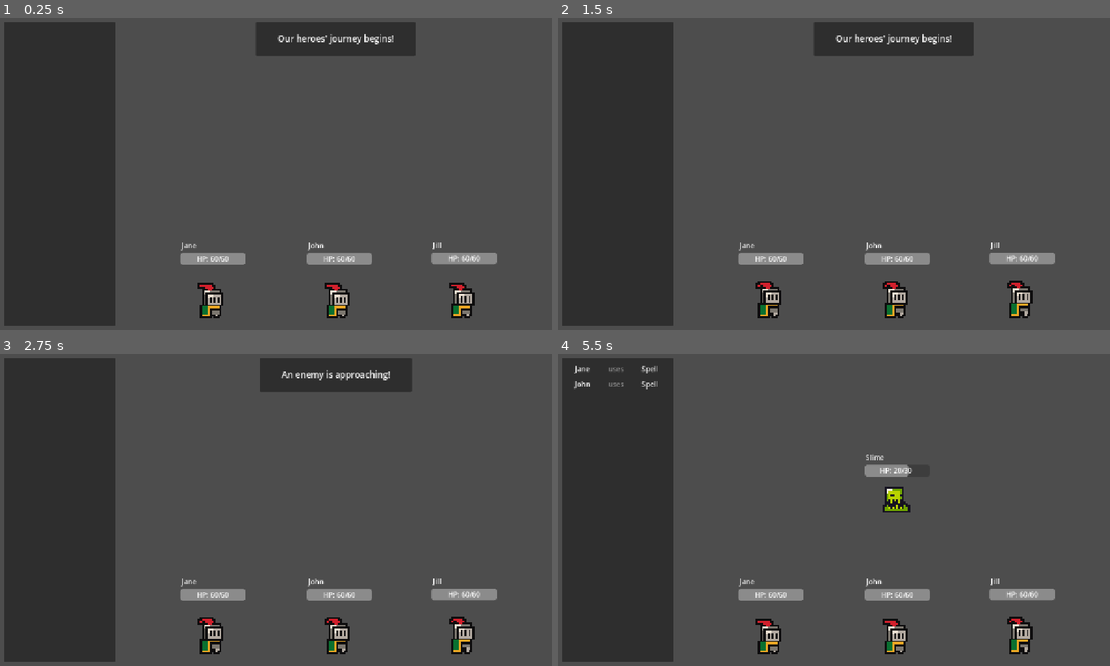
Above: before the commit, frames 1-4 (two rows, left to right).
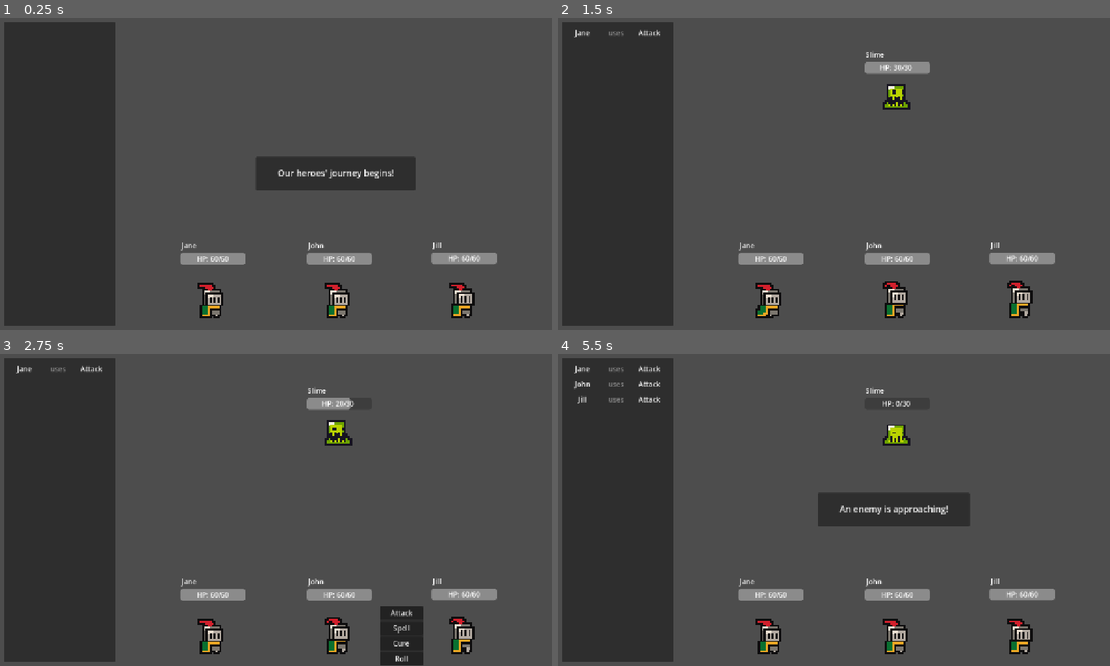
Above: after the commit, the same moments.

Repository: jhobz/rpg-prototype
Game: Godot game, scene res://scenes/game.tscn
The game is run twice, just before and just after one commit, with the same random seed, the same clock (stepped at 60 frames per second) and the same inputs.
Inputs (mouse positions are in pixels of both pictures, inside the frame that each line leads up to):
- Up to frame 1 (0.25 s): no input
- Up to frame 2 (1.5 s): tap Enter (ui_accept) at 0.5, 0.6, 0.77, 1.07 s; click (834, 276) at 1.25 s, where only the run after the commit has a clickable "Attack"
- Up to frame 3 (2.75 s): tap Enter (ui_accept) at 2.1, 2.27, 2.57 s
- Up to frame 4 (5.5 s): click (960, 612) at 2.75 s, where only the run after the commit has a clickable "Attack"; click (834, 628) at 3.5 s, where only the run before the commit has a clickable "Spell"; click (1082, 612) at 4.25 s, where only the run after the commit has a clickable "Attack"; click (960, 628) at 5 s, where only the run before the commit has a clickable "Spell"

The runs differ from the first frame. In frame 1, 5.9% of the frame differs, in the area x 46-76%, y 1-56%; in frame 2, 4.1%; in frame 3, 5.2%; in frame 4, 4.0%.

Commit message:
add dialogue system

Diff:
--- a/globals.gd
+++ b/globals.gd
@@ -7,17 +7,26 @@
 
 # TODO: Signal stuff would go in a global EventBus
 signal next_run_requested()
+signal dialogue_completed()
 
 func start_next_run():
 	next_run_requested.emit()
 
 func _input(event: InputEvent) -> void:
 	if event.is_action('debug_increase_game_speed'):
+		# TODO: check for debug
 		Engine.time_scale += 1
 		print_debug("Increased game speed to ", Engine.time_scale)
-	elif event.is_action('debug_decrease_game_speed'):
+		return
+
+	if event.is_action('debug_decrease_game_speed'):
+		# TODO: check for debug
 		Engine.time_scale = max(1, Engine.time_scale - 1)
 		print_debug("Decreased game speed to ", Engine.time_scale)
-	elif event.is_action('debug_reset_game_speed'):
+		return
+
+	if event.is_action('debug_reset_game_speed'):
+		# TODO: check for debug
 		Engine.time_scale = 1
 		print_debug("Reset game speed to ", Engine.time_scale)
+		return
--- a/logic/game_states/BattleSetup.gd
+++ b/logic/game_states/BattleSetup.gd
@@ -8,31 +8,34 @@
 @onready var game_manager: GameManager = %GameManager
 @onready var ui_manager: UIManager = %UI
 
-var encounter: Encounter
-var next_battle := 0
+var _encounter: Encounter
+var _next_battle := 0
+var _has_advanced_dialogue := false
 
-func init(_encounter: Encounter):
-	encounter = _encounter
-	next_battle = 0
+func init(encounter: Encounter):
+	_encounter = encounter
+	_next_battle = 0
 	battle_idle_state.reset_turn()
 
 func enter():
-	if next_battle < encounter.battles.size():
-		ui_manager.show_message("An enemy is approaching!")
+	Globals.dialogue_completed.connect(_on_dialogue_completed)
+
+	if _next_battle < _encounter.battles.size():
+		_has_advanced_dialogue = false
+		ui_manager.queue_message("An enemy is approaching!", 1)
 
 func exit():
-	ui_manager.hide_message()
+	Globals.dialogue_completed.disconnect(_on_dialogue_completed)
 
 func process(_delta: float) -> State:
-	if next_battle >= encounter.battles.size():
+	if _next_battle >= _encounter.battles.size():
 		return encounter_complete_state
 
-	# whee artificial delays, let's pretend it's for "loading"
-	if time_active < 1:
+	if !_has_advanced_dialogue:
 		return null
 
 	enemies.clear()
-	var battle = encounter.battles[next_battle]
+	var battle = _encounter.battles[_next_battle]
 	assert(battle.enemies.size() == 1)
 
 	var enemy: Node2D = battle.enemies[0].instantiate()
@@ -40,6 +43,9 @@
 	game_manager.current_enemy = enemy
 	enemy.position = %DummyEnemy.position
 
-	next_battle += 1
+	_next_battle += 1
 	battle_idle_state.init()
 	return battle_idle_state
+
+func _on_dialogue_completed():
+	_has_advanced_dialogue = true
--- a/logic/game_states/EncounterComplete.gd
+++ b/logic/game_states/EncounterComplete.gd
@@ -2,15 +2,23 @@
 
 @export var encounter_setup_state: State = null
 
+var _has_advanced_dialogue := false
+
 @onready var ui_manager: UIManager = %UI
 
 func enter():
-	ui_manager.show_message("You've defeated the enemies!")
+	Globals.dialogue_completed.connect(_on_dialogue_completed)
+	_has_advanced_dialogue = false
+	ui_manager.queue_message("You've defeated the enemies!", 2)
 
 func exit():
-	ui_manager.hide_message()
+	Globals.dialogue_completed.disconnect(_on_dialogue_completed)
 
 func process(_delta: float) -> State:
-	if time_active >= 2:
-		return encounter_setup_state
-	return null
+	if !_has_advanced_dialogue:
+		return null
+
+	return encounter_setup_state
+
+func _on_dialogue_completed():
+	_has_advanced_dialogue = true
--- a/logic/game_states/EncounterSetup.gd
+++ b/logic/game_states/EncounterSetup.gd
@@ -6,36 +6,44 @@
 
 signal encounter_started()
 
-var current_encounter: int = 0
+var _current_encounter := 0
+var _has_advanced_dialogue := false
 
 @onready var ui_manager: UIManager = %UI
 
 func init():
 	ui_manager.set_instructions_input_enabled(false)
-	current_encounter = 0
+	_current_encounter = 0
 
 func enter():
-	if current_encounter == 0 or current_encounter < run.encounters.size():
+	Globals.dialogue_completed.connect(_on_dialogue_completed)
+
+	if _current_encounter == 0 or _current_encounter < run.encounters.size():
 		encounter_started.emit()
 
-	if current_encounter == 0:
-		ui_manager.show_message("Our heroes' journey begins!")
+	if _current_encounter == 0:
+		_has_advanced_dialogue = false
+		ui_manager.queue_message("Our heroes' journey begins!", 2)
 		for character in CharacterManager.player_characters:
 			character.refill_hp()
 			character.visible = true
-	elif current_encounter < run.encounters.size():
-		ui_manager.show_message("More enemies have been spotted!")
+	elif _current_encounter < run.encounters.size():
+		_has_advanced_dialogue = false
+		ui_manager.queue_message("More enemies have been spotted!", 2)
 
 func exit():
-	ui_manager.hide_message()
+	Globals.dialogue_completed.disconnect(_on_dialogue_completed)
 
 func process(_delta: float) -> State:
-	if current_encounter >= run.encounters.size():
+	if _current_encounter >= run.encounters.size():
 		return run_complete_state
 
-	if time_active < 2:
+	if !_has_advanced_dialogue:
 		return null
 
-	battle_setup_state.init(run.encounters[current_encounter])
-	current_encounter += 1
+	battle_setup_state.init(run.encounters[_current_encounter])
+	_current_encounter += 1
 	return battle_setup_state
+
+func _on_dialogue_completed():
+	_has_advanced_dialogue = true
--- a/logic/game_states/RunComplete.gd
+++ b/logic/game_states/RunComplete.gd
@@ -1,12 +1,19 @@
 extends State
+
+var _has_advanced_dialogue := false
 
 @onready var ui_manager: UIManager = %UI
 
 func enter():
-	ui_manager.show_message("You've done it! All of the enemies have been defeated forever!")
+	Globals.dialogue_completed.connect(on_dialogue_completed)
+	_has_advanced_dialogue = false
+	ui_manager.queue_message("You've done it! All of the enemies have been defeated forever!")
 
 func exit():
-	ui_manager.hide_message()
+	Globals.dialogue_completed.disconnect(on_dialogue_completed)
 
 func process(_delta: float) -> State:
 	return null
+
+func on_dialogue_completed():
+	_has_advanced_dialogue = true
--- a/logic/game_states/RunFailed.gd
+++ b/logic/game_states/RunFailed.gd
@@ -2,16 +2,24 @@
 
 @export var encounter_setup_state: State
 @export var run_results_state: State
+
+var _has_advanced_dialogue := false
+
 @onready var ui_manager: UIManager = %UI
 
 func enter():
-	ui_manager.show_message("Alas, all of our heroes have perished...")
+	Globals.dialogue_completed.connect(on_dialogue_completed)
+	_has_advanced_dialogue = false
+	ui_manager.queue_message("Alas, all of our heroes have perished...", 5)
 
 func exit():
-	ui_manager.hide_message()
+	Globals.dialogue_completed.disconnect(on_dialogue_completed)
 
 func process(_delta: float) -> State:
-	if time_active < 5:
+	if !_has_advanced_dialogue:
 		return null
 
 	return run_results_state
+
+func on_dialogue_completed():
+	_has_advanced_dialogue = true
--- a/logic/game_states/RunResults.gd
+++ b/logic/game_states/RunResults.gd
@@ -2,31 +2,34 @@
 
 @export var encounter_setup_state: State = null
 
-var ready_for_next_run := false
+var _has_advanced_dialogue := false
+var _ready_for_next_run := false
 
 @onready var ui_manager: UIManager = %UI
 
 func enter():
-	ui_manager.set_message_position('center')
-	ui_manager.show_message("The party perished! But the adventure does not end there...\nUse the left panel to modify your moves and try again!")
+	Globals.dialogue_completed.connect(on_dialogue_completed)
+	Globals.next_run_requested.connect(_on_next_run_requested)
+	_has_advanced_dialogue = false
+	ui_manager.queue_message("The party perished! But the adventure does not end there...\nUse the left panel to modify your moves and try again!")
 	ui_manager.set_instructions_input_enabled(true)
 	ui_manager.show_run_results()
-	ready_for_next_run = false
-	Globals.next_run_requested.connect(_on_next_run_requested)
+	_ready_for_next_run = false
 
 func exit():
-	ui_manager.hide_message()
+	Globals.dialogue_completed.disconnect(on_dialogue_completed)
+	Globals.next_run_requested.disconnect(_on_next_run_requested)
 	ui_manager.hide_run_results()
-	ui_manager.set_message_position('top')
-	Globals.next_run_requested.disconnect(_on_next_run_requested)
 
 func process(_delta: float) -> State:
-	if ready_for_next_run:
-		encounter_setup_state.init()
-		return encounter_setup_state
+	if !_ready_for_next_run or !_has_advanced_dialogue:
+		return null
 
-	return null
+	encounter_setup_state.init()
+	return encounter_setup_state
 
+func on_dialogue_completed():
+	_has_advanced_dialogue = true
 
 func _on_next_run_requested() -> void:
-	ready_for_next_run = true
+	_ready_for_next_run = true
--- a/scenes/game.tscn
+++ b/scenes/game.tscn
@@ -146,7 +146,7 @@
 [node name="DummyEnemy" type="Node2D" parent="."]
 unique_name_in_owner = true
 visible = false
-position = Vector2(779, 312)
+position = Vector2(779, 158)
 
 [node name="DemonKing" parent="DummyEnemy" instance=ExtResource("21_5newe")]
 
--- a/scenes/game_manager.gd
+++ b/scenes/game_manager.gd
@@ -15,9 +15,7 @@
 var current_enemy_instruction: Instruction
 
 func _ready() -> void:
-	# Engine.time_scale = 4
 	Globals.game_manager = self
-	print_debug('GameManager initializing state machine')
 	ui_manager.ready.connect(
 		func():
 			state_machine.init_state_machine()
--- a/scenes/ui.tscn
+++ b/scenes/ui.tscn
@@ -17,6 +17,8 @@
 corner_radius_bottom_left = 5
 shadow_size = 2
 shadow_offset = Vector2(2, 2)
+
+[sub_resource type="PlaceholderTexture2D" id="PlaceholderTexture2D_yev5y"]
 
 [node name="UI" type="MarginContainer"]
 visibility_layer = 2
@@ -167,7 +169,7 @@
 visible = false
 layout_mode = 2
 size_flags_horizontal = 3
-size_flags_vertical = 0
+size_flags_vertical = 4
 mouse_filter = 2
 
 [node name="PanelContainer" type="PanelContainer" parent="HSplitContainer/MarginContainer/StatusContainer"]
@@ -175,6 +177,8 @@
 
 [node name="MarginContainer" type="MarginContainer" parent="HSplitContainer/MarginContainer/StatusContainer/PanelContainer"]
 layout_mode = 2
+size_flags_horizontal = 4
+size_flags_vertical = 4
 theme_override_constants/margin_left = 50
 theme_override_constants/margin_top = 25
 theme_override_constants/margin_right = 50
@@ -191,4 +195,12 @@
 vertical_alignment = 1
 metadata/_edit_use_anchors_ = true
 
+[node name="AdvanceDialogueIcon" type="TextureRect" parent="HSplitContainer/MarginContainer/StatusContainer/PanelContainer"]
+unique_name_in_owner = true
+custom_minimum_size = Vector2(20, 20)
+layout_mode = 2
+size_flags_horizontal = 8
+size_flags_vertical = 8
+texture = SubResource("PlaceholderTexture2D_yev5y")
+
 [connection signal="pressed" from="HSplitContainer/MarginContainer/RunResultsPanel/NextRunButton" to="." method="_on_next_run_button_pressed"]
--- a/scenes/ui_manager.gd
+++ b/scenes/ui_manager.gd
@@ -5,9 +5,10 @@
 @onready var status_container: CenterContainer = %StatusContainer
 @onready var status_label: Label = %Status
 @onready var run_results_panel: VBoxContainer = %RunResultsPanel
+@onready var advance_dialogue_icon: TextureRect = %AdvanceDialogueIcon
 
-func _ready() -> void:
-	print_debug('UIManager ready')
+var _messages: Array = []
+var _is_showing_message: bool = false
 
 # Instructions
 
@@ -22,19 +23,51 @@
 
 # Messages
 
-func show_message(message: String) -> void:
-	status_label.text = message
+func queue_message(message: String, duration: float = 0) -> void:
+	var message_data := {
+		"text": message,
+	}
+
+	if duration:
+		message_data.duration = duration
+
+	_messages.push_back(message_data)
+
+func show_message() -> void:
+	if _messages.size() == 0:
+		return
+
+	var message: Dictionary = _messages.pop_front()
+	status_label.text = message.text
+	advance_dialogue_icon.show()
 	status_container.show()
+	_is_showing_message = true
+
+	if message.has('duration'):
+		get_tree().create_timer(message.duration).timeout.connect(hide_message)
+		advance_dialogue_icon.hide()
 
 func hide_message() -> void:
 	status_container.hide()
+	_is_showing_message = false
 
-func set_message_position(pos: String) -> void:
-	match pos:
-		"center":
-			status_container.size_flags_vertical = Control.SizeFlags.SIZE_FILL
-		"top":
-			status_container.size_flags_vertical = Control.SizeFlags.SIZE_SHRINK_BEGIN
+	if _messages.size():
+		show_message()
+		return
+
+	Globals.dialogue_completed.emit()
+
+func _process(_delta: float) -> void:
+	if !_is_showing_message and _messages.size():
+		show_message()
+
+
+# func set_message_position(pos: String) -> void:
+# 	match pos:
+# 		"center":
+# 			status_container.size_flags_vertical = Control.SizeFlags.SIZE_FILL
+# 		"top":
+# 			status_container.size_flags_vertical = Control.SizeFlags.SIZE_SHRINK_BEGIN
 
 # Run results
 
@@ -46,5 +79,12 @@
 
 # Listeners
 
+func _input(event: InputEvent) -> void:
+	if !_is_showing_message:
+		return
+
+	if event.is_action("ui_accept"):
+		hide_message()
+
 func _on_next_run_button_pressed() -> void:
 	Globals.start_next_run()
Not shown: 1 places in scenes/ui.tscn that only renumber resources
